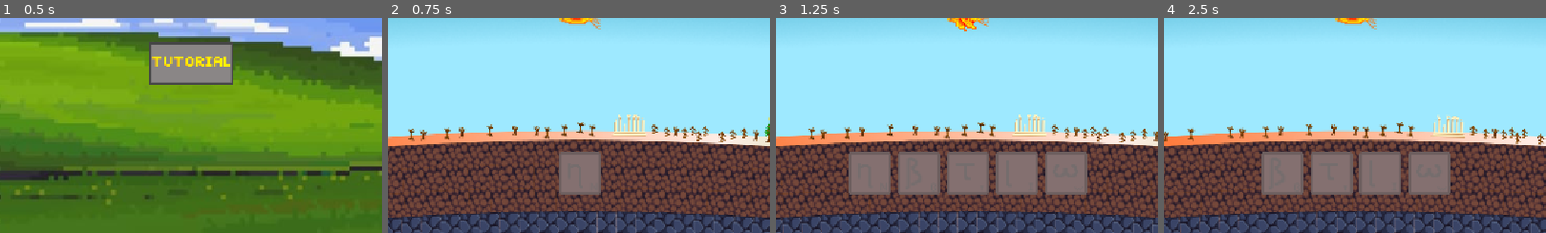
Above: before the commit, frames 1-4 (left to right).
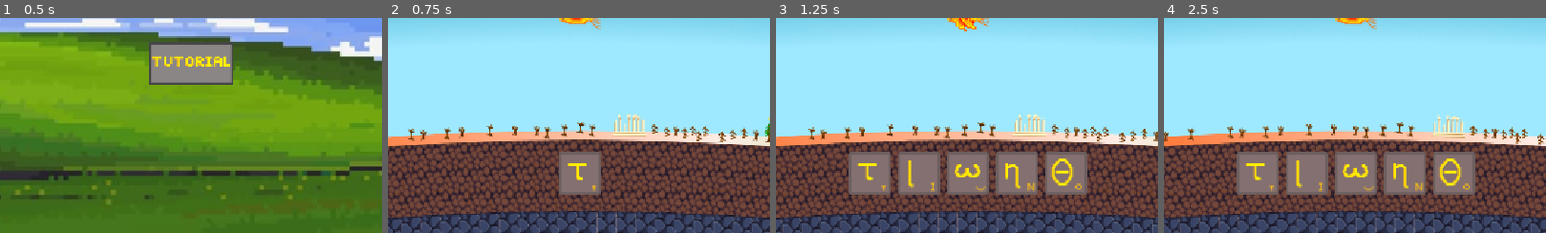
Above: after the commit, the same moments.

Repository: Roger-208/PhoenixSim98
Game: Godot game, scene res://scenes/menú.tscn
Same seed, same stepped clock (60 frames per second), same inputs: the game is played once before the commit and once after it.
Inputs (mouse positions are % of the whole screen's width and height, from its top left):
- Up to frame 1 (0.5 s): no input
- Up to frame 2 (0.75 s): click (50, 45) at 0.5 s
- Up to frame 3 (1.25 s): no input
- Up to frame 4 (2.5 s): tap Enter at 1.25 s; hold A (alfa) 1.28-2.03 s; tap B (beta) at 1.55, 2.1 s; tap N (eta) at 2.3 s
The pictures show only the part of the screen within x 25-75%, y 50-100%; the shares and areas given below are measured in that part.

Frame 1 is identical in both runs. In frame 2, 0.2% of the frame differs, in the area x 47-55%, y 67-80%; in frame 3, 1.3%; in frame 4, 6.0%, in the area x 19-82%, y 62-83%.

Commit message:
Fotos i PI

Diff:
--- a/phoenix-game/paraules.gd
+++ b/phoenix-game/paraules.gd
@@ -1,8 +1,13 @@
+
 extends Label
 
 @onready var timer: Timer = $Timer
 @onready var aEscriure = ""
+
+@onready var pi = "3141592653589793238462643383279502884197169399375105820974944592307816406286208998628034825342117067982148086513282306647093844609550582231725359408128481117450284102701938521105559644622948954930381964428810975665933446128475648233786783165271201909145648566923460348610454326648213393607260249141273724587006606315581748184881520920962829254091715364367892590360011330530548820466521384146951941511609"
+
 @onready var lletresPossibles: String = "abyeznoiuvptw"
+
 @onready var lletraToTextura: Dictionary = {
 	"a": preload("res://images/Alfabeto/alpha.png"),
 	"b": preload("res://images/Alfabeto/beta.png"),
@@ -16,12 +21,22 @@
 	"e": preload("res://images/Alfabeto/sigma.png"),
 	"t": preload("res://images/Alfabeto/tau.png"),
 	"o": preload("res://images/Alfabeto/theta.png"),
+	"pi": preload("res://images/Alfabeto/pi.png"),
 	"z": preload("res://images/Alfabeto/zeta.png")
 }
 
 @onready var numeroLletres: int = lletresPossibles.length()
 @onready var fenix = $"../../FenixPersonatge"
+
 var first: bool = true
+
+# MODE ESPECIAL PI
+var mode_pi: bool = false
+var probabilitat_pi: float = 0.12
+var posicio_pi: int = 0
+
+# CONTROL DE RISTRES NORMALS
+var ristra_correcta: bool = true
 
 
 func _ready() -> void:
@@ -33,49 +48,123 @@
 	timer.timeout.connect(_on_timeout)
 	timer.start(0.1)
 
+
 func _input(event):
+	if not event is InputEventKey:
+		return
+
+	if not event.pressed or event.echo:
+		return
+
+	# =================================
+	# MODE ESPECIAL PI
+	# =================================
+
+	if mode_pi:
+		var digit_premut = -1
+
+		if event.keycode >= KEY_0 and event.keycode <= KEY_9:
+			digit_premut = event.keycode - KEY_0
+
+		elif event.keycode >= KEY_KP_0 and event.keycode <= KEY_KP_9:
+			digit_premut = event.keycode - KEY_KP_0
+
+		if digit_premut == -1:
+			return
+
+		var digit_correcte = int(pi[posicio_pi])
+
+		if digit_premut == digit_correcte:
+
+			# Mini boost per cada dígit correcte
+			fenix.velocitat_pajaro += 1.5
+
+			posicio_pi += 1
+
+			# Preparar el següent dígit
+			if posicio_pi >= pi.length():
+				posicio_pi = 0
+
+			aEscriure = pi.substr(posicio_pi, 1)
+
+		else:
+			# Error: acabar esdeveniment PI
+			mode_pi = false
+			aEscriure = ""
+			first = true
+			ristra_correcta = true
+
+		return
+
+	# =================================
+	# MODE NORMAL
+	# =================================
+
 	if aEscriure.length() > 0:
+
+		var lletra_correcta = false
+
 		if aEscriure[0] == "a" and event.is_action_pressed("alfa"):
-			aEscriure = aEscriure.substr(1)
+			lletra_correcta = true
 		elif aEscriure[0] == "b" and event.is_action_pressed("beta"):
-			aEscriure = aEscriure.substr(1)
+			lletra_correcta = true
 		elif aEscriure[0] == "y" and event.is_action_pressed("gamma"):
-			aEscriure = aEscriure.substr(1)
+			lletra_correcta = true
 		elif aEscriure[0] == "e" and event.is_action_pressed("sigma"):
-			aEscriure = aEscriure.substr(1)
+			lletra_correcta = true
 		elif aEscriure[0] == "z" and event.is_action_pressed("zeta"):
-			aEscriure = aEscriure.substr(1)
+			lletra_correcta = true
 		elif aEscriure[0] == "n" and event.is_action_pressed("eta"):
-			aEscriure = aEscriure.substr(1)
+			lletra_correcta = true
 		elif aEscriure[0] == "o" and event.is_action_pressed("theta"):
-			aEscriure = aEscriure.substr(1)
+			lletra_correcta = true
 		elif aEscriure[0] == "i" and event.is_action_pressed("iota"):
-			aEscriure = aEscriure.substr(1)
+			lletra_correcta = true
 		elif aEscriure[0] == "u" and event.is_action_pressed("mu"):
-			aEscriure = aEscriure.substr(1)
+			lletra_correcta = true
 		elif aEscriure[0] == "v" and event.is_action_pressed("nu"):
-			aEscriure = aEscriure.substr(1)
+			lletra_correcta = true
 		elif aEscriure[0] == "p" and event.is_action_pressed("rho"):
-			aEscriure = aEscriure.substr(1)
+			lletra_correcta = true
 		elif aEscriure[0] == "t" and event.is_action_pressed("tau"):
-			aEscriure = aEscriure.substr(1)
+			lletra_correcta = true
 		elif aEscriure[0] == "w" and event.is_action_pressed("omega"):
-			aEscriure = aEscriure.substr(1)
+			lletra_correcta = true
+
+		var accions = [
+			"alfa", "beta", "gamma", "sigma", "zeta",
+			"eta", "theta", "iota", "mu", "nu",
+			"rho", "tau", "omega"
+		]
+
+		for accio in accions:
+
+			if event.is_action_pressed(accio):
+
+				if lletra_correcta:
+					aEscriure = aEscriure.substr(1)
+
+				else:
+					# Error en mode normal
+					ristra_correcta = false
+
+				break
+
 
 func _draw() -> void:
 	var tamany: Vector2 = Vector2(64, 64)
 	var separacio: float = 10.0
 
-	var amplada_total = aEscriure.length() * (tamany.x + separacio) - separacio
-	var inici_x = (size.x / 2.0 - amplada_total / 2.0)
-
-	for i in range(aEscriure.length()):
-		var lletra = aEscriure[i]
-		var textura: Texture2D = lletraToTextura[lletra]
+	if mode_pi:
+
+		var textura: Texture2D = lletraToTextura["pi"]
+
+		var amplada_total = tamany.x
+		var inici_x = (size.x / 2.0 - amplada_total / 2.0)
 
 		var posicio = Vector2(
-			inici_x + i * (tamany.x + separacio),
-			(size.y - tamany.y*1.9)
+			inici_x,
+			(size.y - tamany.y * 1.9)
 		)
 
 		draw_texture_rect(
@@ -84,16 +173,64 @@
 			false
 		)
 
+	else:
+
+		var amplada_total = aEscriure.length() * (tamany.x + separacio) - separacio
+		var inici_x = (size.x / 2.0 - amplada_total / 2.0)
+
+		for i in range(aEscriure.length()):
+
+			var lletra = aEscriure[i]
+			var textura: Texture2D = lletraToTextura[lletra]
+
+			var posicio = Vector2(
+				inici_x + i * (tamany.x + separacio),
+				(size.y - tamany.y * 1.9)
+			)
+
+			draw_texture_rect(
+				textura,
+				Rect2(posicio, tamany),
+				false
+			)
+
+
 func _process(_delta: float) -> void:
 	queue_redraw()
 
+
 func _on_timeout() -> void:
+
+	# Si estem en mode PI, no generar lletres normals
+	if mode_pi:
+		return
+
 	if first:
+
+		# Comprovar PI nomes al començar una ristra nova
+		if aEscriure.is_empty():
+
+			if randf() < probabilitat_pi:
+
+				mode_pi = true
+				posicio_pi = 0
+				aEscriure = pi.substr(posicio_pi, 1)
+				first = false
+				return
+
 		if len(aEscriure) < 5:
+
 			aEscriure += lletresPossibles[randi() % numeroLletres]
+
 		else:
 			first = false
+
 	elif len(aEscriure) == 0:
+
+		# Boost de la ristra normal
+		if ristra_correcta:
+			fenix.velocitat_pajaro += 100
+
+		# Preparar una nova ristra
+		ristra_correcta = true
 		first = true
-
-		fenix.velocitat_pajaro += 100
--- /dev/null
+++ b/phoenix-game/scenes/ruc.gd
@@ -0,0 +1,18 @@
+extends Node2D
+@onready var distancia: int = 0
+@onready var sprite = $AnimatedSprite2D
+@onready var fenix = $"../FenixPersonatge"
+var velocitat: int = 5
+
+func _ready():
+	sprite.play("default")
+	position = get_viewport_rect().size / 2
+
+# Called every frame. 'delta' is the elapsed time since the previous frame.
+func _process(delta: float) -> void:
+	print("ruc: ", self.distancia)
+	distancia += velocitat
+	if (fenix.distancia > self.distancia):
+		self.visible = false
+	else:
+		self.visible = true
Binary file added: phoenix-game/images/Alfabeto/Pi(e.e.).png
Not shown, added: phoenix-game/images/Alfabeto/Pi(e.e.).png.import
Binary file removed: phoenix-game/images/Alfabeto/Pi.png
Binary file changed: phoenix-game/images/Alfabeto/alpha.png
Not shown, changed: phoenix-game/images/Alfabeto/alpha.png.import
Binary file changed: phoenix-game/images/Alfabeto/beta.png
Not shown, changed: phoenix-game/images/Alfabeto/beta.png.import
Binary file changed: phoenix-game/images/Alfabeto/eta.png
Not shown, changed: phoenix-game/images/Alfabeto/eta.png.import
Binary file changed: phoenix-game/images/Alfabeto/gamma.png
Not shown, changed: phoenix-game/images/Alfabeto/gamma.png.import
Binary file changed: phoenix-game/images/Alfabeto/iota.png
(and 20 more such lines)
